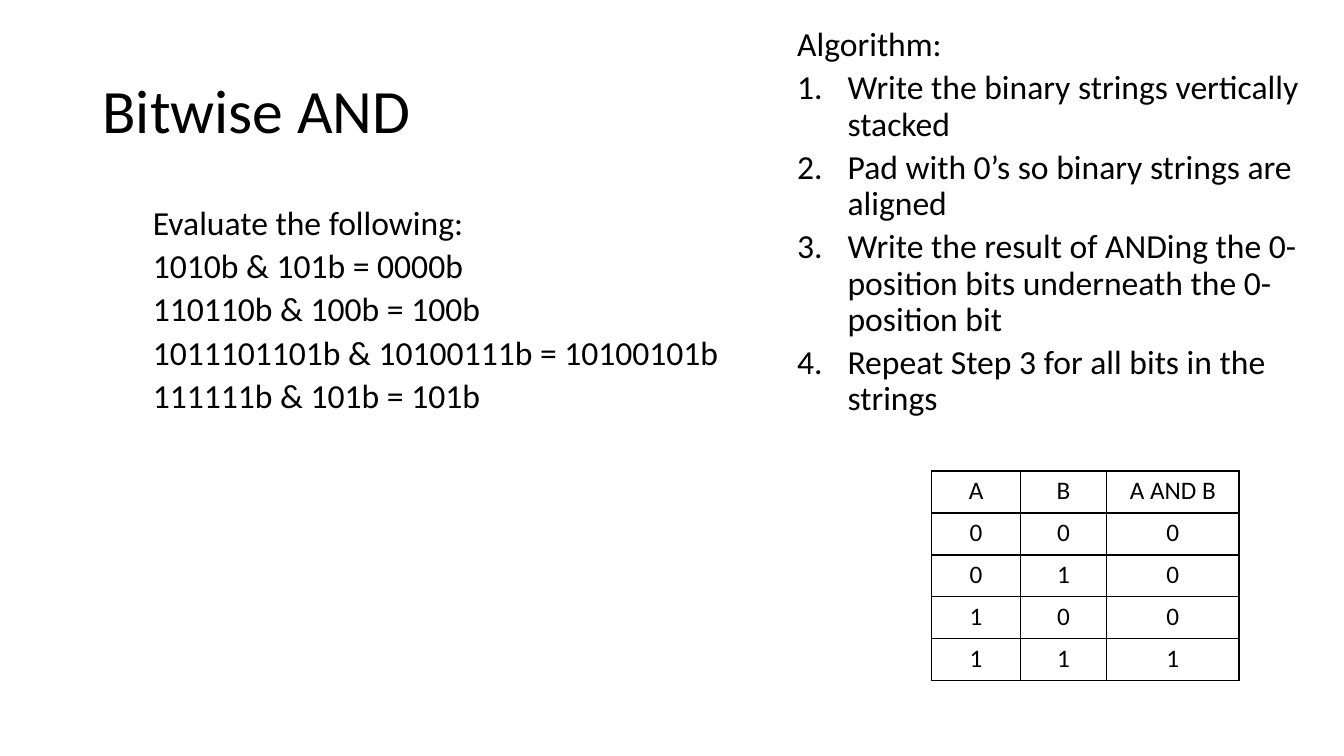
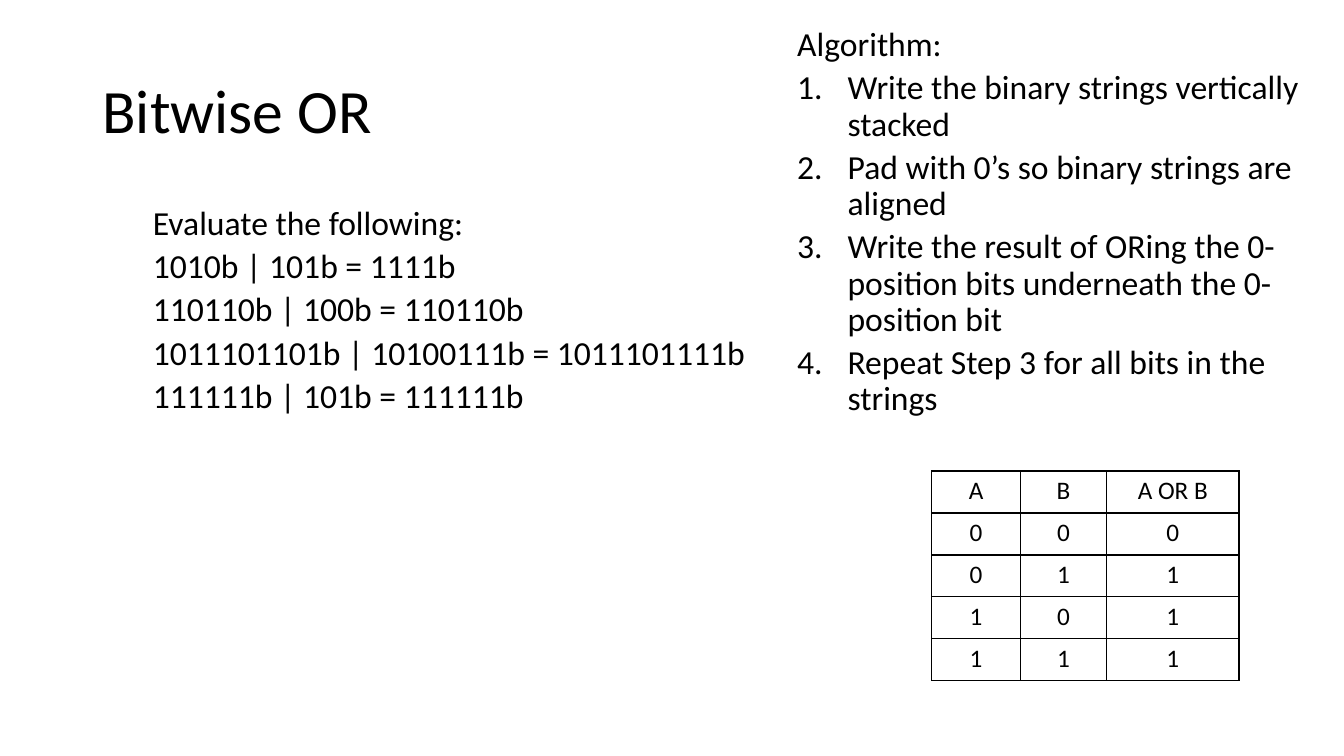
Before and after one commit to MrJoshGross/Course-Curricular-Material, a slide deck: slide 79 of wip/Lecture 5 - More Bitwise Operators.pptx (slide 62 before the commit). Drawn at 1344x756 pixels with LibreOffice and Linux fonts; fonts in the diff are those of the drawing. Boxes give left, top, right and bottom in pixels: in the first picture for what was removed or moved away, otherwise in the second. Text is boxed around its words. In the diff, an @@ line names an element or a change of style, - is before the commit and + after.

Commit message:
Update Lecture 5 - More Bitwise Operators.pptx
finish bitwise and start image example

```diff
--- a/wip/Lecture 5 - More Bitwise Operators.pptx
+++ b/wip/Lecture 5 - More Bitwise Operators.pptx
@@ title at (102, 90, 371, 134): text changed @@
-Bitwise AND
+Bitwise OR
@@ text at (848, 234, 1274, 337): text changed @@
-  3. Write the result of ANDing the 0-position bits underneath the 0-position bit
+  3. Write the result of ORing the 0-position bits underneath the 0-position bit
@@ text at (153, 254, 745, 409): text changed @@
-  1010b & 101b = 0000b
-  110110b & 100b = 100b
-  1011101101b & 10100111b = 10100101b
-  111111b & 101b = 101b
+  1010b | 101b = 1111b
+  110110b | 100b = 110110b
+  1011101101b | 10100111b = 1011101111b
+  111111b | 101b = 111111b
@@ table at (932, 471, 1239, 681) @@
-row 1, column 3: A AND B
+row 1, column 3: A OR B
-row 3, column 3: 0
+row 3, column 3: 1
-row 4, column 3: 0
+row 4, column 3: 1
```
Also in this commit, not shown: 5 other slides changed, 65 slides added.
